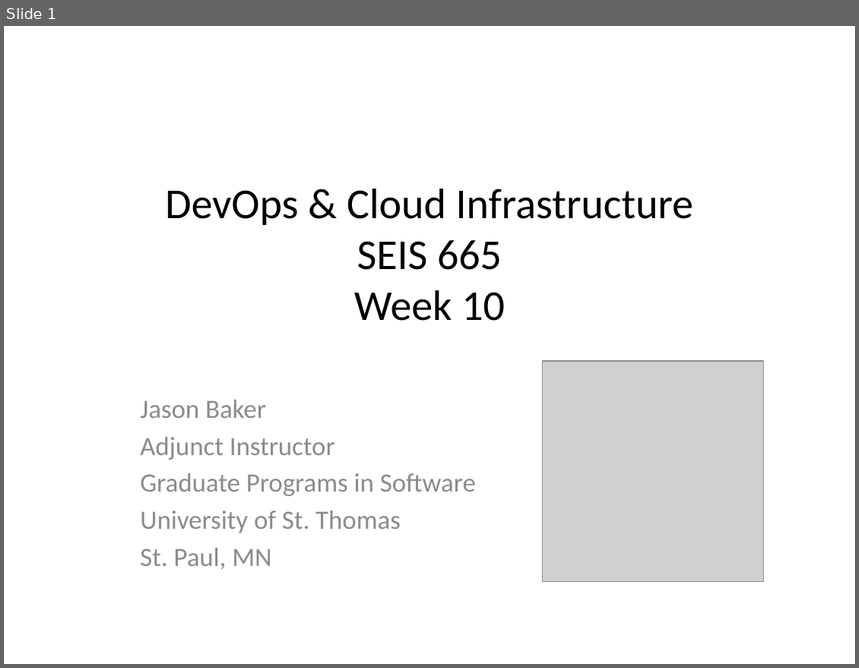
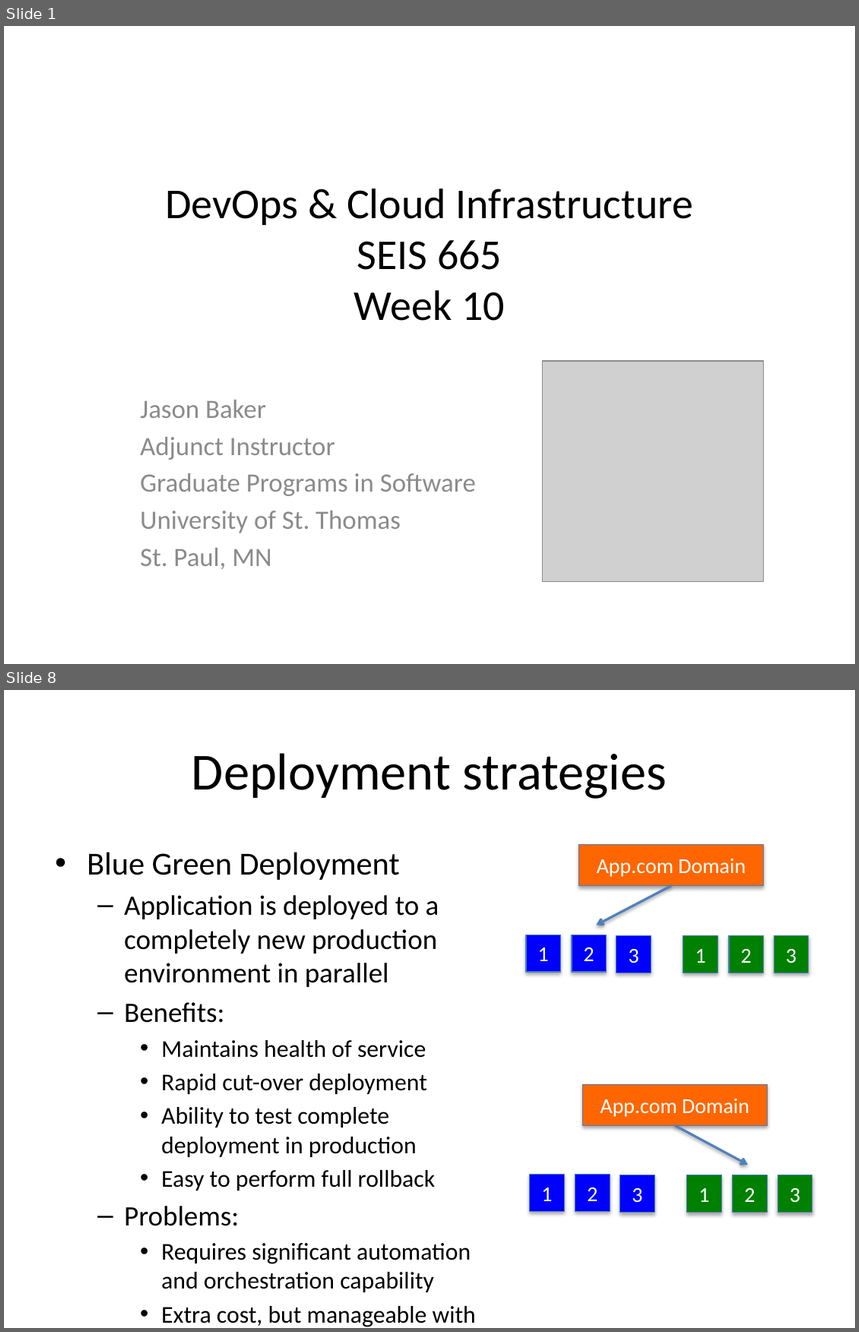
Before and after one commit to jasondbaker/infrastructure-class, a slide deck: lectures/infrastructure-week-10.pptx. Shown one above the other, each under a label of ours: slide 1 before the commit, slides 1 and 8 after it; the slides between them are not shown. The pictures are 859x668 and 859x1332 pixels, drawn with LibreOffice and Linux fonts; fonts in the diff are those of the drawing; grey boxes stand for pictures. Boxes give left, top, right and bottom in pixels: in the first picture for what was removed or moved away, otherwise in the second. Text is boxed around its words. In the diff, an @@ line names an element or a change of style, - is before the commit and + after.

```diff
--- a/lectures/infrastructure-week-10.pptx
+++ b/lectures/infrastructure-week-10.pptx
@@ slide 8 added at (4,690,855,1328), background #FFFFFF @@
@@ title added at (192,753,667,799), 44 pt, text #000000 @@
+Deployment strategies
@@ rectangle added at (579,845,764,886), fill #FF6600, outline #4B7EBC 0.75 pt, 18 pt, text #FFFFFF @@
+App.com Domain
@@ text added at (87,852,476,1328), 20.4 pt, text #000000 @@
+• Blue Green Deployment
+  – Application is deployed to a completely new production environment in parallel
+  – Benefits:
+    • Maintains health of service
+    • Rapid cut-over deployment
+    • Ability to test complete deployment in production
+    • Easy to perform full rollback
+  – Problems:
+    • Requires significant automation and orchestration capability
+    • Extra cost, but manageable with cloud instances
@@ arrow added from (671, 886) to (597, 925), #4F81BD 2 pt @@
@@ rectangle added at (526,935,560,973), fill #0000FF, outline #4B7EBC 0.75 pt, 18 pt, text #FFFFFF @@
+1
@@ rectangle added at (572,935,607,973), fill #0000FF, outline #4B7EBC 0.75 pt, 18 pt, text #FFFFFF @@
+2
@@ rectangle added at (617,936,652,973), fill #0000FF, outline #4B7EBC 0.75 pt, 18 pt, text #FFFFFF @@
+3
@@ rectangle added at (683,936,718,973), fill #008000, outline #4B7EBC 0.75 pt, 18 pt, text #FFFFFF @@
+1
@@ rectangle added at (729,936,764,973), fill #008000, outline #4B7EBC 0.75 pt, 18 pt, text #FFFFFF @@
+2
@@ rectangle added at (775,936,810,973), fill #008000, outline #4B7EBC 0.75 pt, 18 pt, text #FFFFFF @@
+3
@@ rectangle added at (583,1085,768,1125), fill #FF6600, outline #4B7EBC 0.75 pt, 18 pt, text #FFFFFF @@
+App.com Domain
@@ arrow added from (675, 1125) to (748, 1165), #4F81BD 2 pt @@
@@ rectangle added at (530,1174,565,1212), fill #0000FF, outline #4B7EBC 0.75 pt, 18 pt, text #FFFFFF @@
+1
@@ rectangle added at (576,1174,610,1212), fill #0000FF, outline #4B7EBC 0.75 pt, 18 pt, text #FFFFFF @@
+2
@@ rectangle added at (620,1175,655,1213), fill #0000FF, outline #4B7EBC 0.75 pt, 18 pt, text #FFFFFF @@
+3
@@ rectangle added at (686,1175,721,1213), fill #008000, outline #4B7EBC 0.75 pt, 18 pt, text #FFFFFF @@
+1
@@ rectangle added at (733,1175,768,1213), fill #008000, outline #4B7EBC 0.75 pt, 18 pt, text #FFFFFF @@
+2
@@ rectangle added at (778,1175,813,1213), fill #008000, outline #4B7EBC 0.75 pt, 18 pt, text #FFFFFF @@
+3
```
Also in this commit, not shown: 1 slide changed, 10 other slides added, 1 other file.
